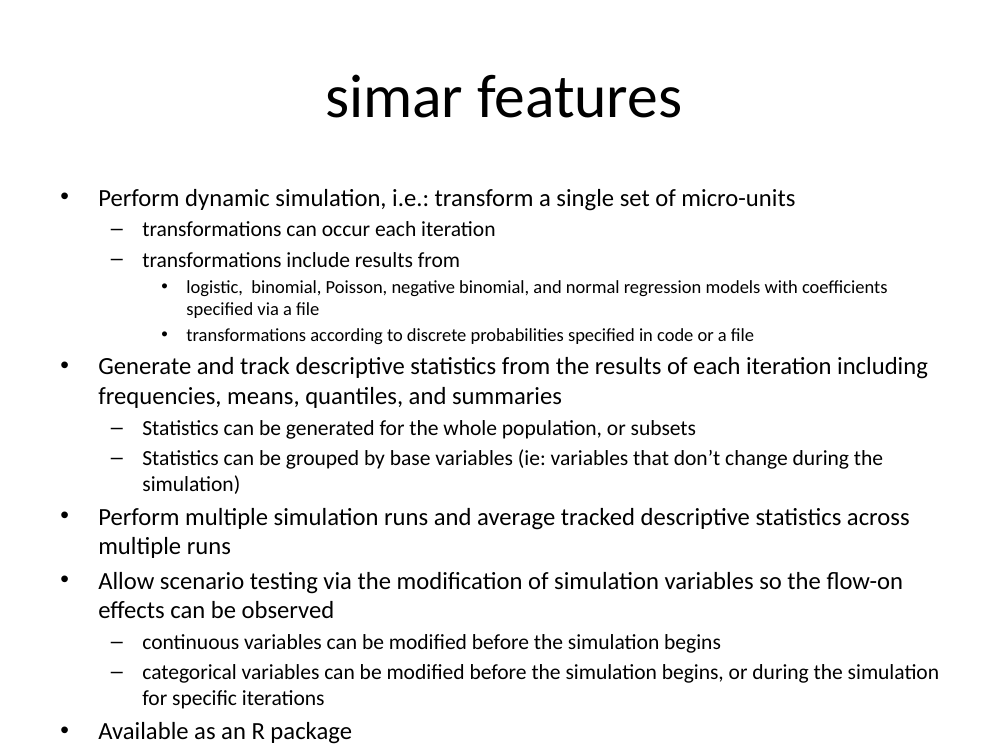
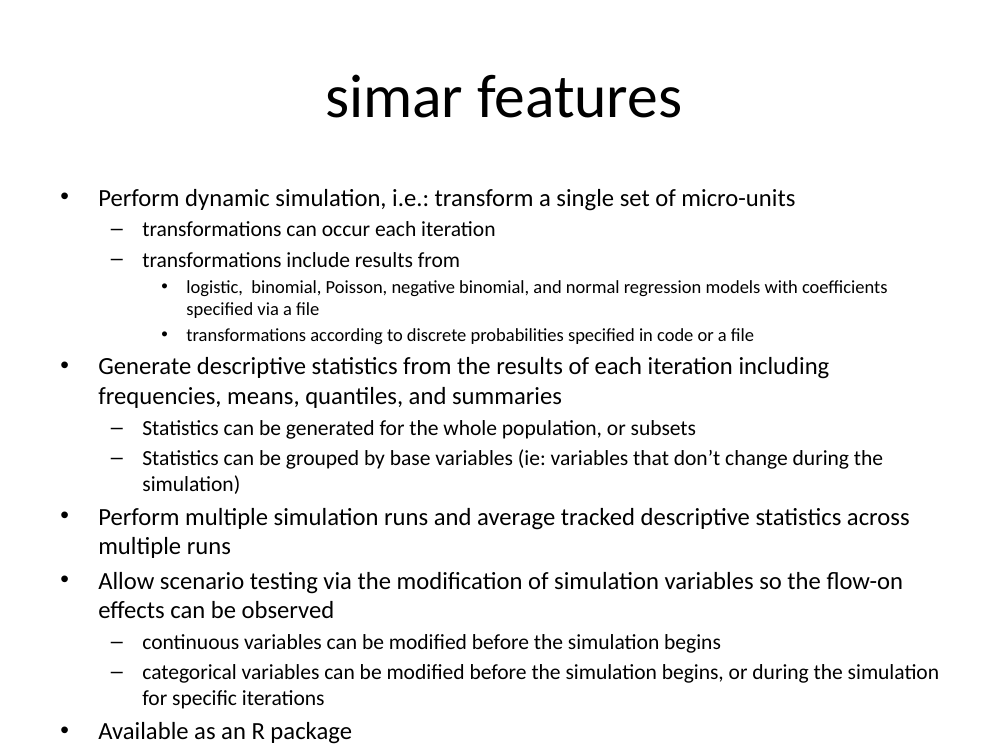
Before and after one commit to compassresearchcentre/simario, a slide deck: slide 3 of src/docs/Simar overview.pptx. Drawn at 1008x756 pixels with LibreOffice and Linux fonts; fonts in the diff are those of the drawing. Boxes give left, top, right and bottom in pixels: in the first picture for what was removed or moved away, otherwise in the second. Text is boxed around its words. In the diff, an @@ line names an element or a change of style, - is before the commit and + after.

Commit message:
renamed runs -> runstats
renamed runs -> runstats, runs.averaged ->
runstats.collated, calcFinalResult -> collateRunStats

```diff
--- a/src/docs/Simar overview.pptx
+++ b/src/docs/Simar overview.pptx
@@ text at [98,357,830,408]: text changed @@
-• Generate and track descriptive statistics from the results of each iteration including frequencies, means, quantiles, and summaries
+• Generate descriptive statistics from the results of each iteration including frequencies, means, quantiles, and summaries
```
Also in this commit, not shown: 5 other slides changed, 11 other files.
